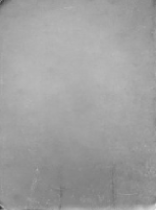
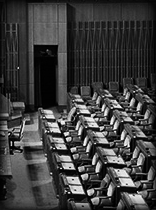
Two versions of the same layered image (156x210). Layer-by-layer changes:
showed "Layer 12" over (0, 0, 156, 210)
